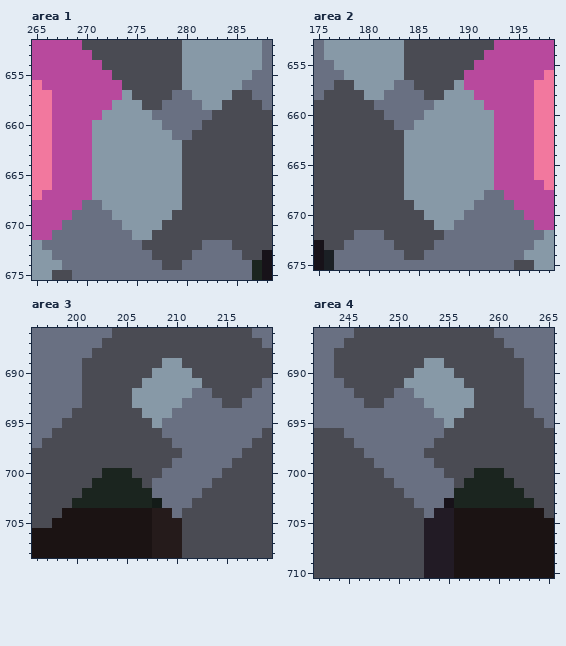
File history of a pixel-art file, assets/sprites/atlas/units.ase. Above: the version before the commit.
736x736 pixels, 1 frame. Colours within 5 levels of each other are drawn and written as one. Shown: area 1: x 265..288, y 652..675; area 2: x 175..198, y 653..675; area 3: x 196..219, y 686..708; area 4: x 242..265, y 686..710. The commit also changed other parts of the picture, which this record leaves out.
New version:
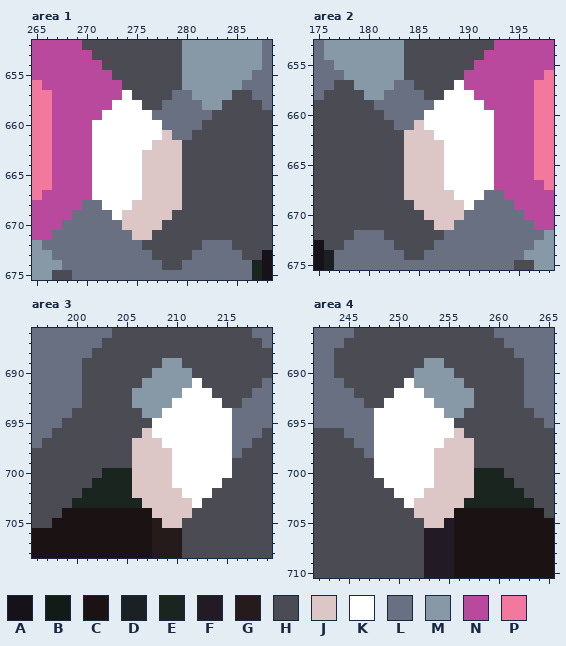
Palette (. is transparent): A #171219  B #131b18  C #1b1313  D #1b2025  E #1b251f  F #221b25  G #251b1b  H #4a4b53  J #dcc6c6  K #ffffff  L #697082  M #8799a7  N #b8499d  P #f2789e
The exact change:
layer "cell" now shown
Changed rows in their new state; - is an unchanged pixel.
Area 1, layer "cell":
first column x 271:
657 ---K-----
658 --KKK----
659 -KKKKK---
660 KKKKKKK--
661 KKKKKKKJ-
662 KKKKKKJJJ
663 KKKKKJJJJ
664 KKKKKJJJJ
665 KKKKKJJJJ
666 KKKKKJJJJ
667 KKKKKJJJJ
668 -KKKJJJJJ
669 --KJJJJJ-
670 ---JJJJ--
671 ----JJ---
Area 2, layer "cell":
first column x 184:
657 -----K---
658 ----KKK--
659 ---KKKKK-
660 --KKKKKKK
661 -JKKKKKKK
662 JJJKKKKKK
663 JJJJKKKKK
664 JJJJKKKKK
665 JJJJKKKKK
666 JJJJKKKKK
667 JJJJKKKKK
668 JJJJJKKK-
669 -JJJJJK--
670 --JJJJ---
671 ---JJ----
Area 3, layer "cell":
first column x 206:
691 ------K---
692 -----KKK--
693 ----KKKKK-
694 ---KKKKKKK
695 --KKKKKKKK
696 -JKKKKKKKK
697 JJJKKKKKKK
698 JJJJKKKKKK
699 JJJJKKKKKK
700 JJJJKKKKKK
701 JJJJKKKKK-
702 JJJJJKKK--
703 -JJJJJK---
704 --JJJJ----
705 ---JJ-----
Area 4, layer "cell":
first column x 248:
691 ---K------
692 --KKK-----
693 -KKKKK----
694 KKKKKKK---
695 KKKKKKKK--
696 KKKKKKKKJ-
697 KKKKKKKJJJ
698 KKKKKKJJJJ
699 KKKKKKJJJJ
700 KKKKKKJJJJ
701 -KKKKKJJJJ
702 --KKKJJJJJ
703 ---KJJJJJ-
704 ----JJJJ--
705 -----JJ---
Pixel boxes of the changes (left, top, right, bottom) in both pictures:
changed: (92, 90, 182, 240)
changed: (404, 80, 494, 230)
changed: (132, 378, 232, 528)
changed: (374, 378, 474, 528)
